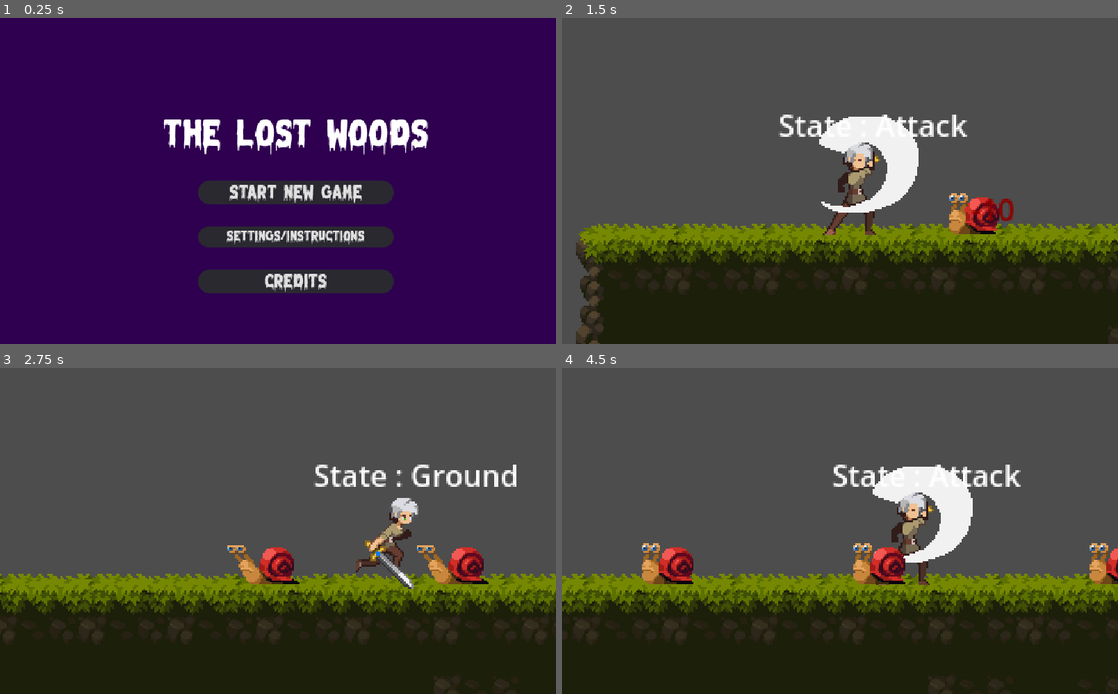
Above: before the commit, frames 1-4 (two rows, left to right).
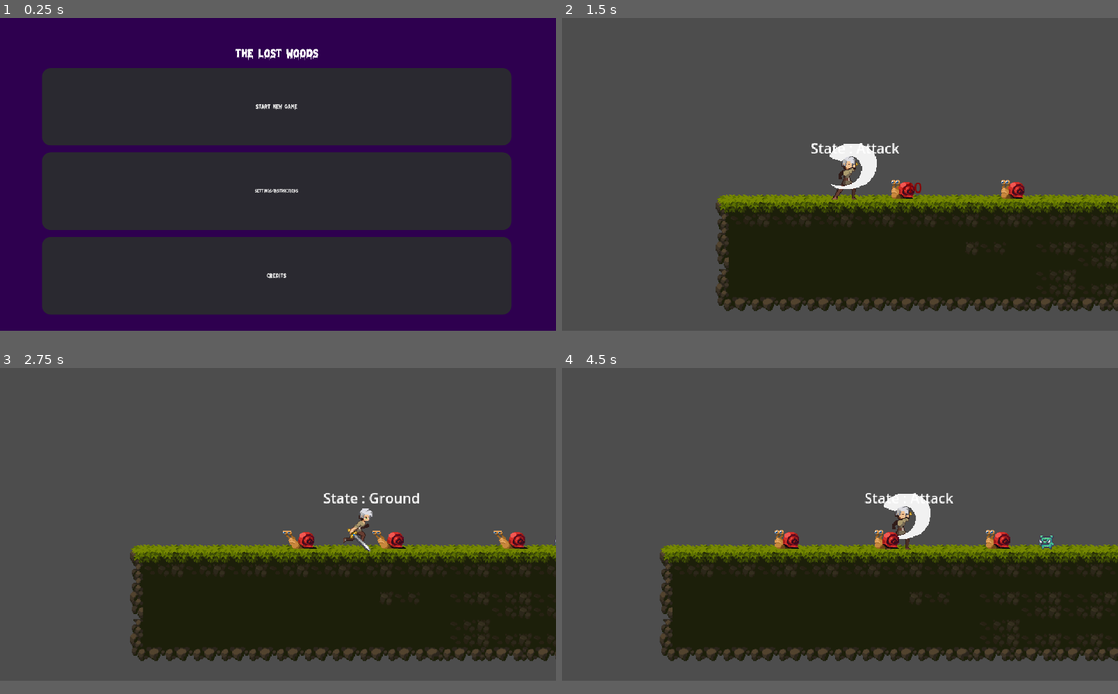
Above: after the commit, the same moments.

Repository: Pikalyx/The-Lost_Woods
Game: Godot game, scene res://main_menu.tscn
The game is run twice, just before and just after one commit, with the same random seed, the same clock (stepped at 60 frames per second) and the same inputs.
Inputs:
- Up to frame 1 (0.25 s): no input
- Up to frame 2 (1.5 s): click "Start New Game" at 0.5 s; hold D (right) from 1.28 s (still down); hold F (attack) from 1.28 s (still down)
- Up to frame 3 (2.75 s): keep holding D (right); tap Space (jump) at 1.52, 2.27 s; release F (attack) at 2.03 s; tap F (attack) at 2.1 s
- Up to frame 4 (4.5 s): release D (right) at 2.78 s; hold A (left) 2.78-3.53 s; hold F (attack) 2.78-3.53 s; hold D (right) from 3.53 s (still down); tap F (attack) at 3.6 s; tap Space (jump) at 3.77 s; hold F (attack) from 4.28 s (still down)
In our replay, the window is 800x469 before the commit and 800x450 after it. These sizes can differ from the game's own. Grey fills any space a smaller window leaves; there, only what the larger window draws over its background counts as a difference.

The runs differ from the first frame. In frame 1, 56% of the frame differs, in the area x 7-92%, y 9-92%; in frame 2, 30%; in frame 3, 29%; in frame 4, 31%.

Commit message:
Fixed Screen resolution
- The scaling was to large for the game

Diff:
--- a/main_menu.tscn
+++ b/main_menu.tscn
@@ -30,14 +30,15 @@
 [node name="ColorRect" type="ColorRect" parent="."]
 offset_left = -221.0
 offset_top = -109.0
-offset_right = 871.0
-offset_bottom = 662.0
+offset_right = 2236.0
+offset_bottom = 1307.0
 color = Color(0.180392, 0, 0.309804, 1)
 
 [node name="MarginContainer" type="MarginContainer" parent="."]
-offset_left = 64.0
-offset_right = 576.0
-offset_bottom = 347.0
+offset_left = -5.0
+offset_top = -2.0
+offset_right = 1916.0
+offset_bottom = 1074.0
 theme_override_constants/margin_top = 100
 theme_override_constants/margin_bottom = 50
 
--- a/project.godot
+++ b/project.godot
@@ -21,11 +21,10 @@
 
 [display]
 
-window/size/viewport_width=2048
-window/size/viewport_height=1200
+window/size/viewport_width=1920
+window/size/viewport_height=1080
 window/size/mode=3
 window/stretch/mode="viewport"
-window/stretch/scale=3.4
 
 [input]
 
--- a/test_level.tscn
+++ b/test_level.tscn
@@ -1451,7 +1451,7 @@
 
 [node name="Camera2D" type="Camera2D" parent="."]
 position = Vector2(55, 61)
-zoom = Vector2(2, 2)
+zoom = Vector2(3, 3)
 process_callback = 0
 position_smoothing_enabled = true
 drag_horizontal_enabled = true
